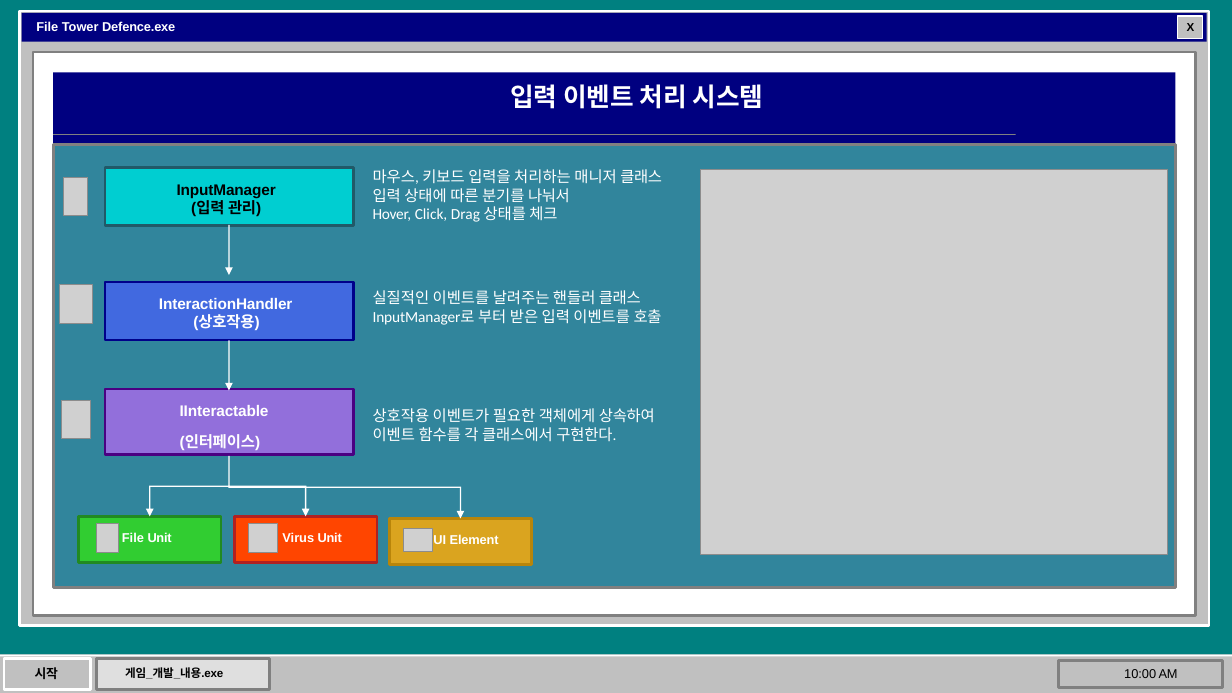
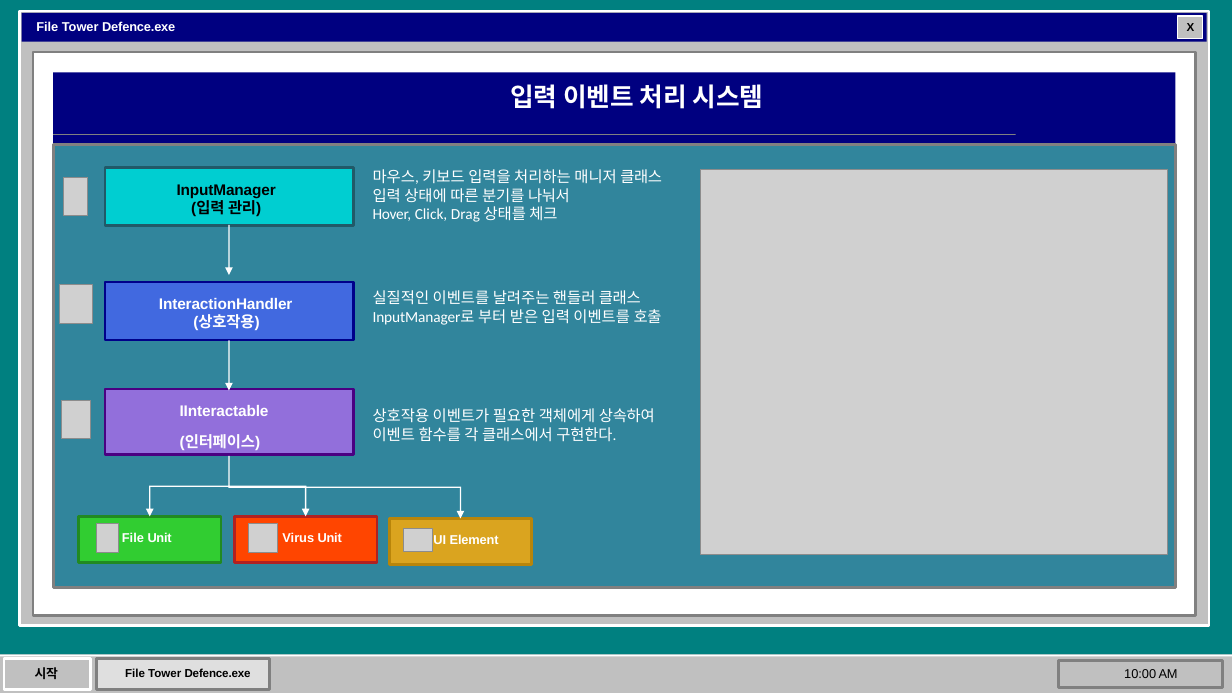
Before and after one commit to InfiSword/InfiSword.github.io, a slide deck: slide 9 of assets/Portfoilo/리얼 포폴 수정 (1).pptx (slide 10 before the commit). Drawn at 1232x693 pixels with LibreOffice and Linux fonts; fonts in the diff are those of the drawing; grey boxes stand for pictures; background and template pictures are left out. Boxes give left, top, right and bottom in pixels: in the first picture for what was removed or moved away, otherwise in the second. Text is boxed around its words. In the diff, an @@ line names an element or a change of style, - is before the commit and + after.

```diff
--- a/assets/Portfoilo/리얼 포폴 수정 (1).pptx
+++ b/assets/Portfoilo/리얼 포폴 수정 (1).pptx
@@ text at bbox=[125, 669, 251, 677]: text changed; font Noto Sans CJK KR to Arial @@
-게임_개발_내용.exe
+File Tower Defence.exe
```
Also in this commit, not shown: 7 other slides changed, 1 slide removed, 1 other file.
